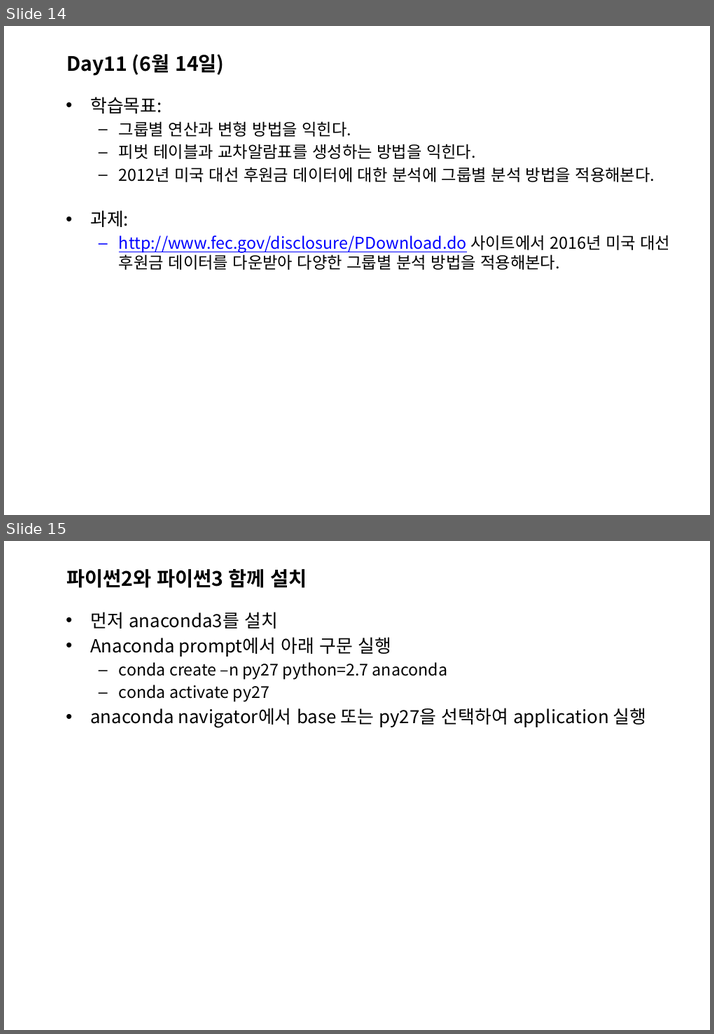
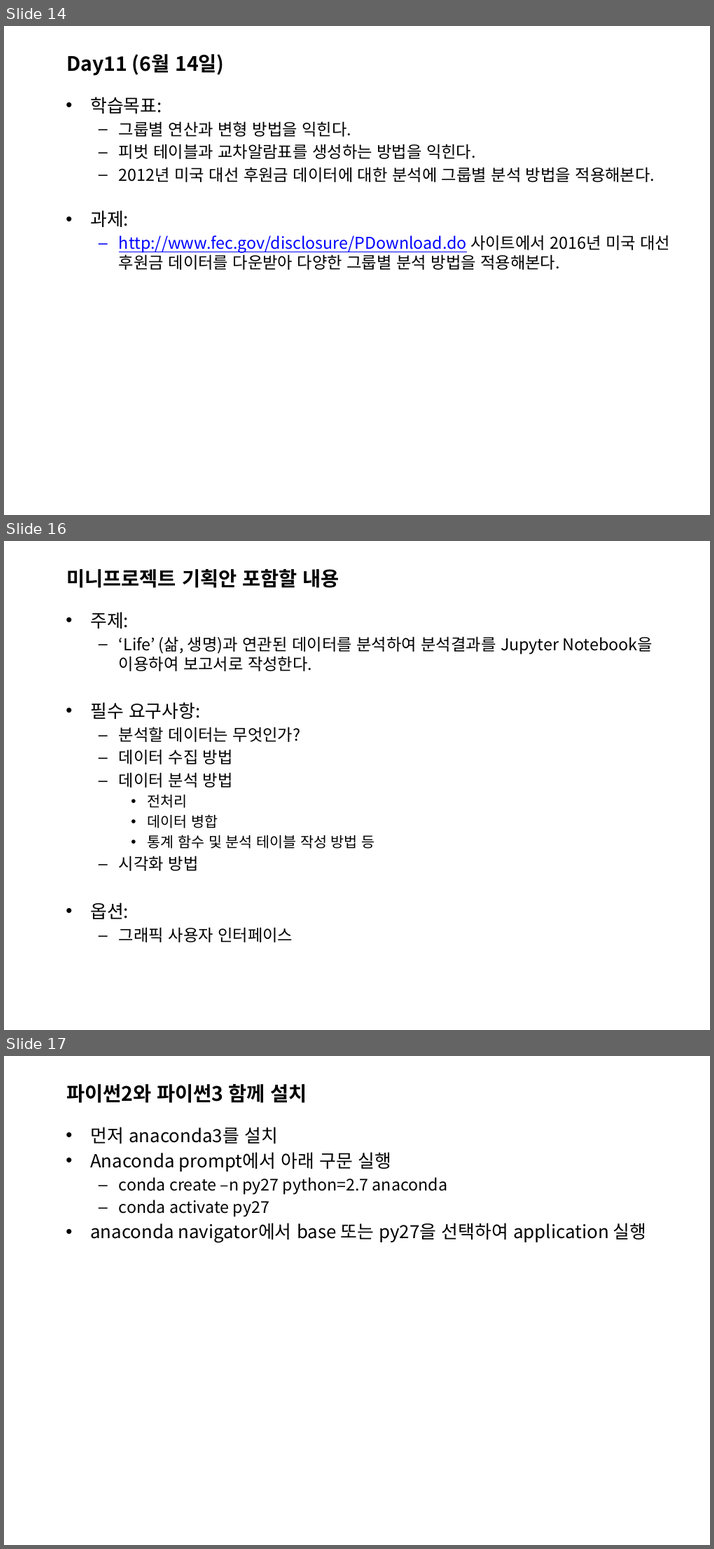
Before and after one commit to sulheebaek/DAPython, a slide deck: 한2018_파이썬을 활용한 데이터 분석_강의개요.pptx. Shown one above the other, each under a label of ours: slides 14 and 15 before the commit, slides 14, 16 and 17 after it; the slides between them are not shown. The pictures are 714x1034 and 714x1549 pixels, drawn with LibreOffice and Linux fonts; fonts in the diff are those of the drawing; background and template pictures are left out. Boxes give left, top, right and bottom in pixels: in the first picture for what was removed or moved away, otherwise in the second. Text is boxed around its words. In the diff, an @@ line names an element or a change of style, - is before the commit and + after.

```diff
--- a/한2018_파이썬을 활용한 데이터 분석_강의개요.pptx
+++ b/한2018_파이썬을 활용한 데이터 분석_강의개요.pptx
@@ slide 16 added at bbox=[4, 541, 710, 1030], background picture (left out) @@
@@ title added at bbox=[66, 569, 339, 588], 22 pt, text #000000, bold @@
+미니프로젝트 기획안 포함할 내용
@@ text added at bbox=[90, 612, 653, 942], 18 pt, text #000000 @@
+• 주제:
+  – ‘Life’ (삶, 생명)과 연관된 데이터를 분석하여 분석결과를 Jupyter Notebook을 이용하여 보고서로 작성한다.
+• 필수 요구사항:
+  – 분석할 데이터는 무엇인가?
+  – 데이터 수집 방법
+  – 데이터 분석 방법
+    • 전처리
+    • 데이터 병합
+    • 통계 함수 및 분석 테이블 작성 방법 등
+  – 시각화 방법
+• 옵션:
+  – 그래픽 사용자 인터페이스
@@ what was slide 15 is now slide 17 @@
```
Also in this commit, not shown: 1 other slide added.
